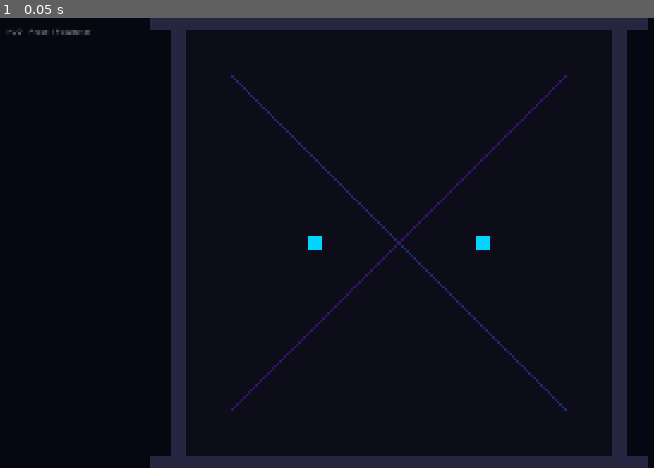
Above: before the commit, frame 1.
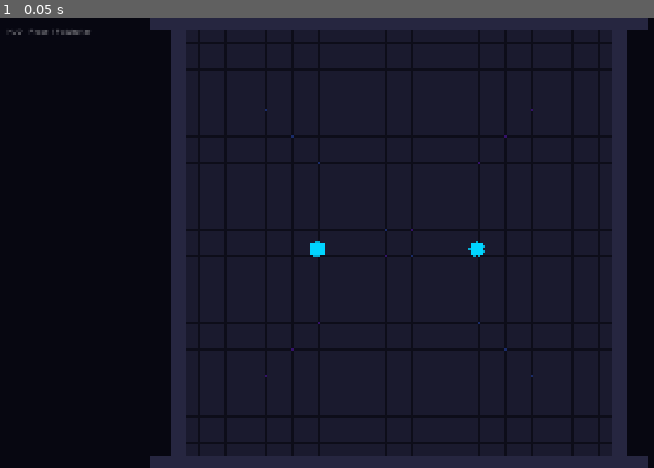
Above: after the commit, the same moment.

Repository: xheoxx/HighFire
Game: Godot game, scene res://scenes/main_arena.tscn
Two runs of this game, one before a commit and one after it. Both use one fixed random seed, a clock stepped at 60 frames per second and the inputs below.
Inputs:
- Up to frame 1 (0.05 s): no input

The runs differ from the first frame. In frame 1, 0.7% of the frame differs, in the area x 35-87%, y 12-88%.
Error before the commit: Trying to assign value of type 'StaticBody2D' to a variable of type 'tile.gd'. (res://scripts/arena_grid.gd:104)

Commit message:
[1] fix: tile.gd Script anbinden, AutoLoads temporär deaktiviert, Input-Action-Name korrigiert, Type-Hinting-Fehler behoben

Diff:
--- a/project.godot
+++ b/project.godot
@@ -18,10 +18,11 @@
 [autoload]
 
 ModLoader="*res://scripts/mod_loader.gd"
-ArenaStateManager="*res://scripts/arena_state_manager.gd"
-DamageSystem="*res://scripts/damage_system.gd"
-MusicManager="*res://scripts/music_manager.gd"
-SfxManager="*res://scripts/sfx_manager.gd"
+; TODO Phase 2+3: Folgende AutoLoads werden in späteren Phasen implementiert
+; ArenaStateManager="*res://scripts/arena_state_manager.gd"
+; DamageSystem="*res://scripts/damage_system.gd"
+; MusicManager="*res://scripts/music_manager.gd"
+; SfxManager="*res://scripts/sfx_manager.gd"
 
 [display]
 
--- a/scenes/tile.tscn
+++ b/scenes/tile.tscn
@@ -1,4 +1,6 @@
-[gd_scene load_steps=1 format=3 uid="uid://tile_tscn"]
+[gd_scene load_steps=2 format=3 uid="uid://tile_tscn"]
+
+[ext_resource type="Script" path="res://scripts/tile.gd" id="1_tilegd"]
 
 ; =============================================================================
 ; tile.tscn – Einzelner Arena-Tile
@@ -19,6 +21,7 @@
 size = Vector2(30.0, 30.0)
 
 [node name="Tile" type="StaticBody2D"]
+script = ExtResource("1_tilegd")
 ; Physics-Layer 2 (Terrain) – Spieler und Projektile koennen dagegen kollidieren
 collision_layer = 2
 collision_mask = 0
--- a/scripts/player.gd
+++ b/scripts/player.gd
@@ -175,7 +175,7 @@
 
 	# --- Dodge-Trigger pruefen ---
 	# is_action_just_pressed: nur im Frame des ersten Drueckens true (kein Dauerfeuer)
-	if _input.is_action_just_pressed("dodge") and not _dodge_on_cooldown:
+	if _input.is_action_just_pressed("action_dodge") and not _dodge_on_cooldown:
 		_start_dodge()
 
 # =============================================================================
@@ -266,7 +266,7 @@
 	if not _player_data:
 		return
 
-	var colors: Array = _player_data.get("player_primary_colors")
+	var colors = _player_data.get("player_primary_colors")
 	if not colors or player_id >= colors.size():
 		return
 
